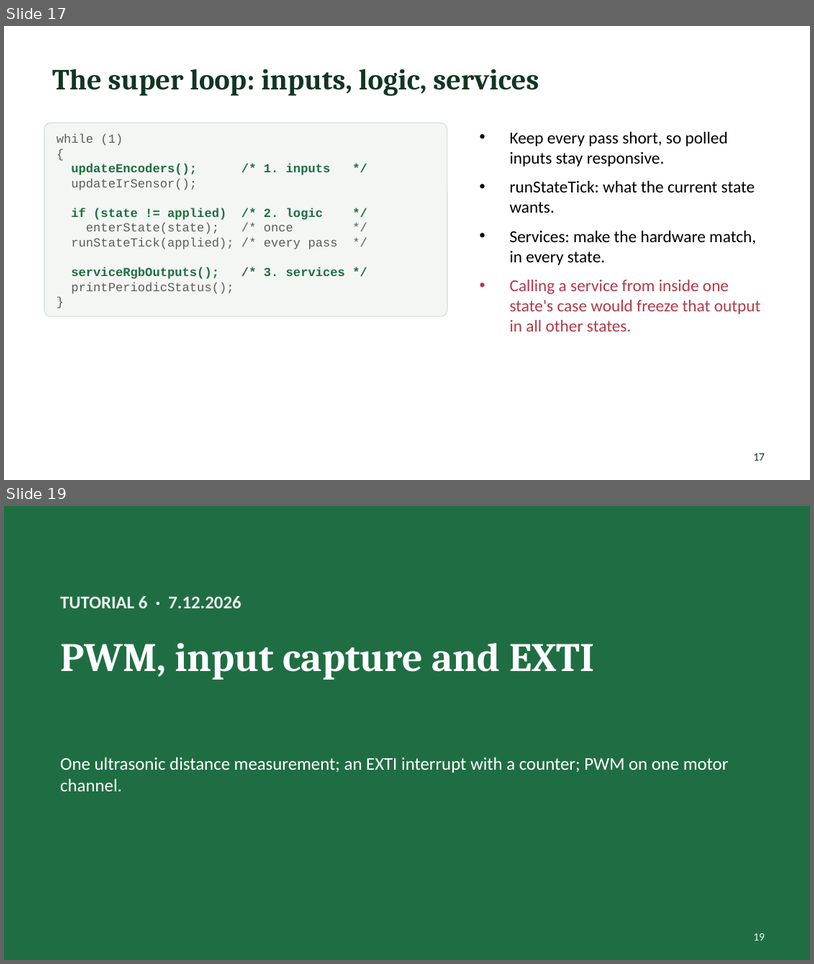
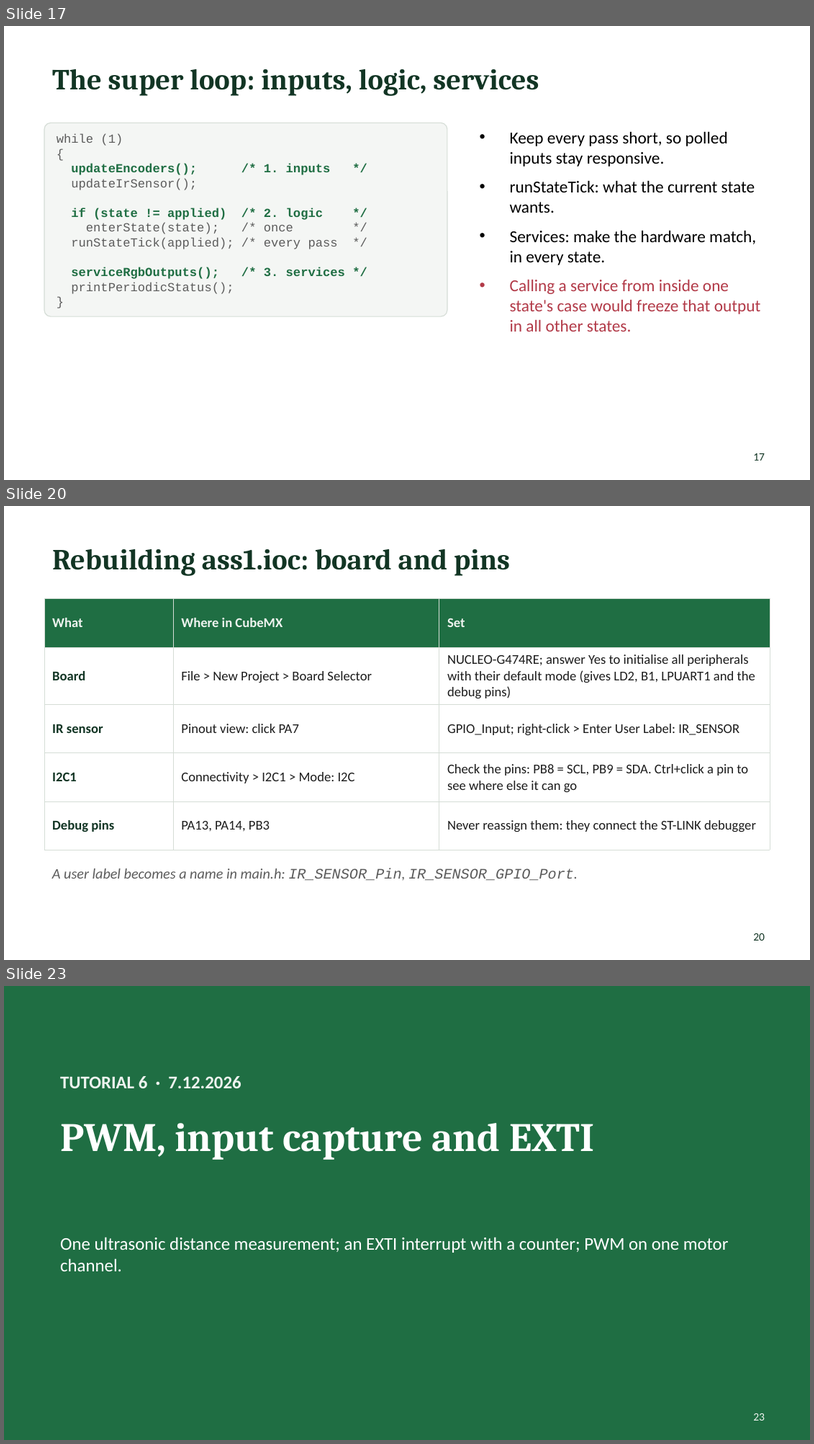
Before and after one commit to Yohai-ack/MP, a slide deck: tutorials/MP_tutorials_2026.pptx. Shown one above the other, each under a label of ours: slides 17 and 19 before the commit, slides 17, 20 and 23 after it; the slides between them are not shown. The pictures are 814x964 and 814x1444 pixels, drawn with LibreOffice and Linux fonts; fonts in the diff are those of the drawing. Boxes give left, top, right and bottom in pixels: in the first picture for what was removed or moved away, otherwise in the second. Text is boxed around its words. In the diff, an @@ line names an element or a change of style, - is before the commit and + after.

```diff
--- a/tutorials/MP_tutorials_2026.pptx
+++ b/tutorials/MP_tutorials_2026.pptx
@@ slide 20 added at box(4, 506, 810, 960), background #FFFFFF @@
@@ title added at box(52, 549, 510, 576), 26 pt, text #123524, bold @@
+Rebuilding ass1.ioc: board and pins
@@ table added at box(44, 599, 770, 841), 5 rows, 3 columns @@
+What | Where in CubeMX | Set
+Board | File > New Project > Board Selector | NUCLEO-G474RE; answer Yes to initialise all peripherals with their default mode (gives LD2, B1, LPUART1 and the debug pins)
+IR sensor | Pinout view: click PA7 | GPIO_Input; right-click > Enter User Label: IR_SENSOR
+I2C1 | Connectivity > I2C1 > Mode: I2C | Check the pins: PB8 = SCL, PB9 = SDA. Ctrl+click a pin to see where else it can go
+Debug pins | PA13, PA14, PB3 | Never reassign them: they connect the ST-LINK debugger
@@ text added at box(52, 868, 578, 880), 13 pt, text #5C5C5C, italic @@
+A user label becomes a name in main.h: IR_SENSOR_Pin, IR_SENSOR_GPIO_Port.
@@ page number added at box(754, 933, 765, 940), 10 pt, text #123524 @@
+20
@@ what was slide 19 is now slide 23 @@
@@ page number at box(754, 1413, 765, 1420): text changed @@
-19
+23
```
Also in this commit, not shown: 1 slide changed, 3 other slides added, 3 other files.
